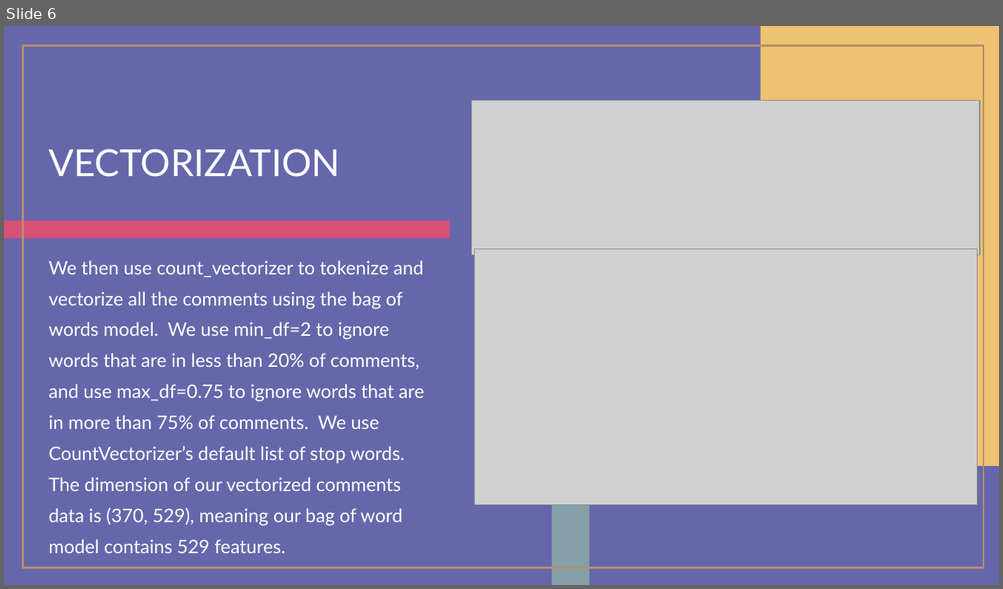
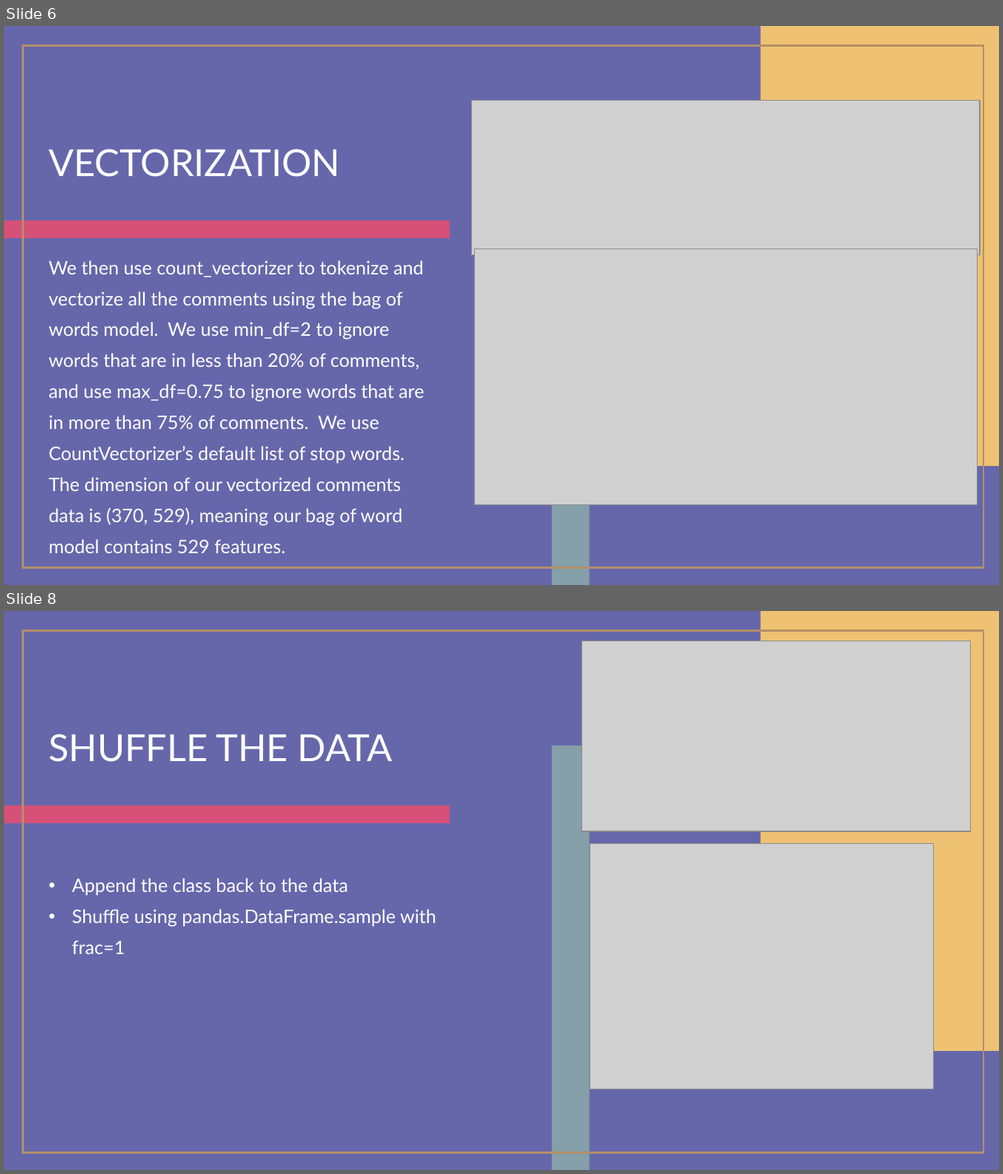
Before and after one commit to esokumamon/NLP, a slide deck: NLP.pptx. Shown one above the other, each under a label of ours: slide 6 before the commit, slides 6 and 8 after it; the slides between them are not shown. The pictures are 1003x589 and 1003x1174 pixels, drawn with LibreOffice and Linux fonts; fonts in the diff are those of the drawing; grey boxes stand for pictures. Boxes give left, top, right and bottom in pixels: in the first picture for what was removed or moved away, otherwise in the second. Text is boxed around its words. In the diff, an @@ line names an element or a change of style, - is before the commit and + after.

```diff
--- a/NLP.pptx
+++ b/NLP.pptx
@@ slide 8 added at (4, 611, 999, 1170), background #6667AB; not listed: 4 template elements that a slide beside it also shows @@
@@ picture added at (581, 641, 970, 831) @@
@@ title added at (48, 734, 392, 762), 36 pt, text #FFFFFF @@
+SHUFFLE THE DATA
@@ picture added at (589, 844, 933, 1090) @@
@@ text added at (72, 878, 436, 954), 18 pt, text #FFFFFF @@
+• Append the class back to the data
+• Shuffle using pandas.DataFrame.sample with frac=1
```
Also in this commit, not shown: 3 other slides added, 2 other files.
